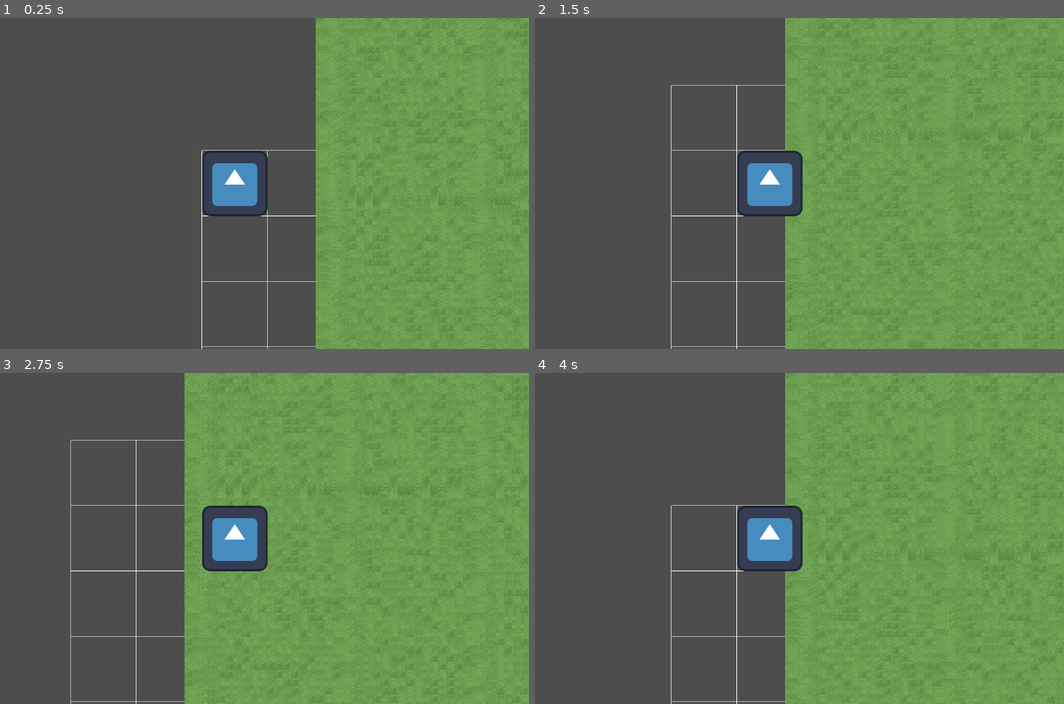
Above: before the commit, frames 1-4 (two rows, left to right).
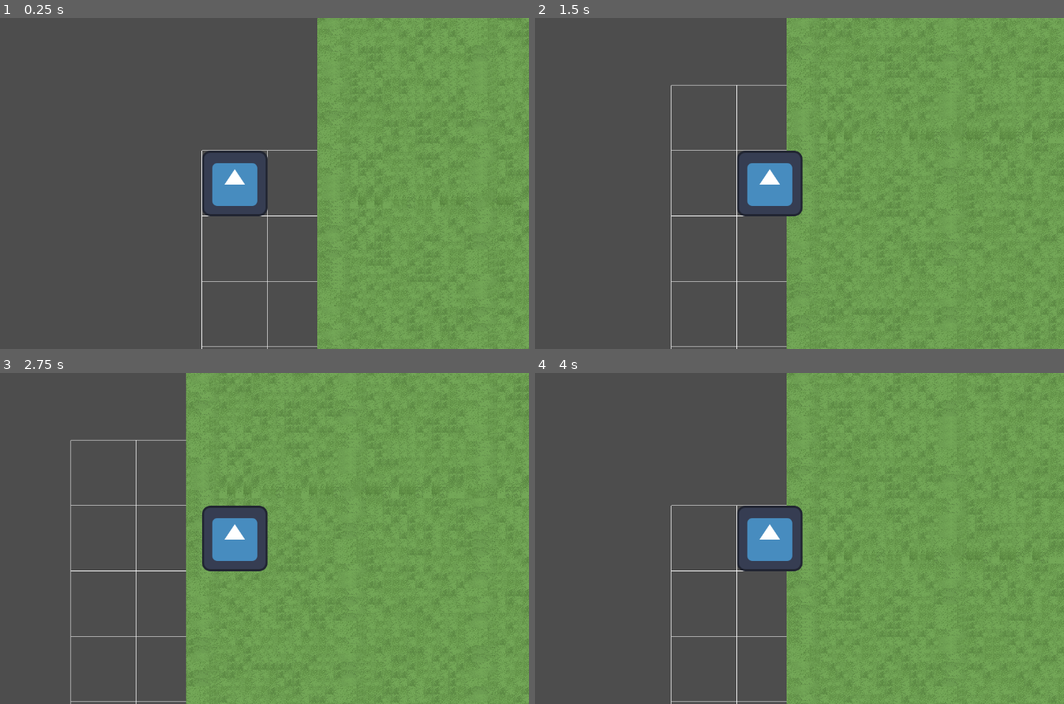
Above: after the commit, the same moments.

Repository: HarrisonDeurwaarder/Liu-Qi-Productions-OGPC-25-26
Game: Godot game, scene res://Scenes/world.tscn
Same seed, same stepped clock (60 frames per second), same inputs: the game is played once before the commit and once after it. The engine's default icon, where the game draws it, is replaced by a stand-in: a white triangle on a blue panel in a dark square.
Inputs:
- Up to frame 1 (0.25 s): no input
- Up to frame 2 (1.5 s): tap Enter at 0.5 s; hold Right (ui_right) 0.53-1.28 s; tap Space at 1.25 s; hold Down (ui_down) from 1.28 s (still down)
- Up to frame 3 (2.75 s): tap Enter at 2 s; release Down (ui_down) at 2.03 s; hold Right (ui_right) from 2.03 s (still down)
- Up to frame 4 (4 s): tap Space at 2.75 s; release Right (ui_right) at 2.78 s; hold Up (ui_up) 2.78-3.53 s; tap Enter at 3.5 s; hold Left (ui_left) from 3.53 s (still down)

The runs differ from the first frame. In frame 1, 1.7% of the frame differs, in the area x 59-100%, y 0-100%; in frame 2, 2.1%; in frame 3, 2.5%, in the area x 34-100%, y 0-100%; in frame 4, 2.1%.

Commit message:
Update world.tscn

Diff:
--- a/Scenes/world.tscn
+++ b/Scenes/world.tscn
@@ -62,7 +62,7 @@
 script = ExtResource("4_8j60k")
 
 [node name="TileMap2" type="TileMap" parent="."]
-position = Vector2(294, -359)
+position = Vector2(297, -359)
 tile_set = SubResource("TileSet_k7acu")
 format = 2
 layer_0/tile_data = PackedInt32Array(7012349, 262146, 0, 7012350, 2, 0, 7012351, 262146, 0, 6946816, 2, 4, 6946817, 2,  …(175965 unchanged characters)…
